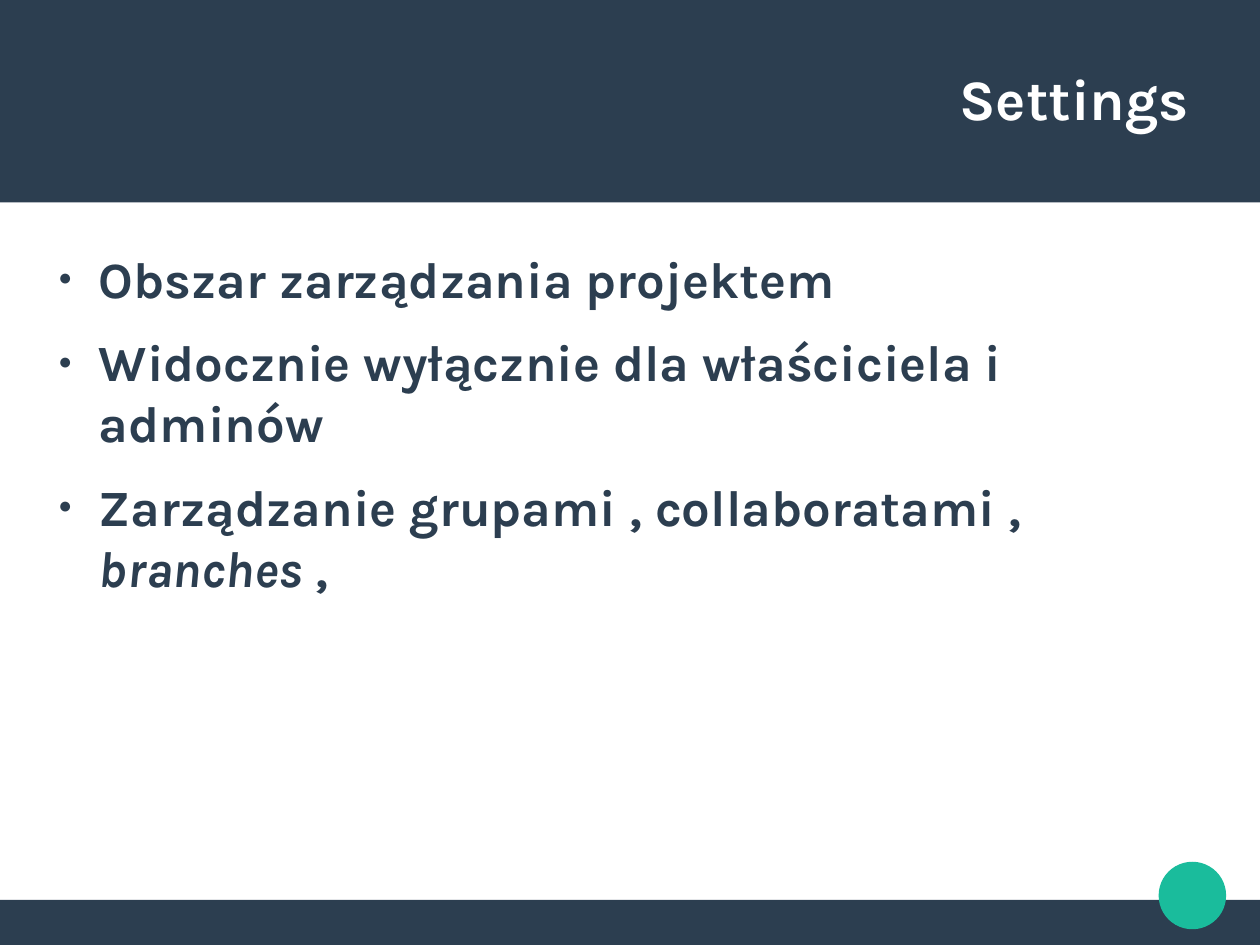
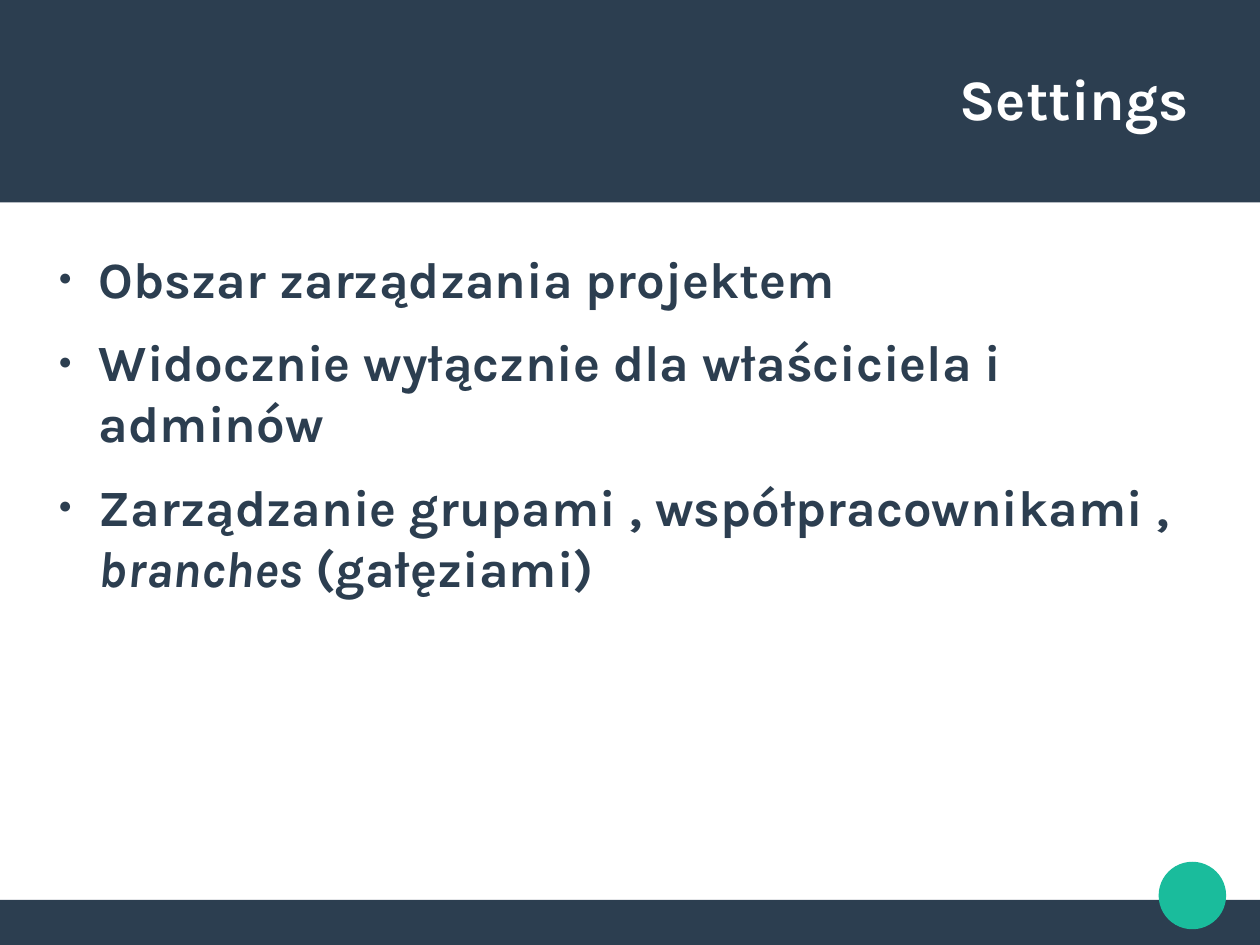
Before and after one commit to PZZProject/ProjecktPrezentacja, a slide deck: slide 16 of PrezentacjaGitHub.odp (slide 15 before the commit). Drawn at 1260x945 pixels with LibreOffice and Linux fonts; fonts in the diff are those of the drawing. Boxes give left, top, right and bottom in pixels: in the first picture for what was removed or moved away, otherwise in the second. Text is boxed around its words. In the diff, an @@ line names an element or a change of style, - is before the commit and + after.

```diff
--- a/PrezentacjaGitHub.odp
+++ b/PrezentacjaGitHub.odp
@@ text at <box>99,486,1143,599</box>: text changed @@
-● Zarządzanie grupami , collaboratami , branches ,
+● Zarządzanie grupami , współpracownikami , branches (gałęziami)
```
Also in this commit, not shown: 7 other slides changed, 4 slides added, 4 slides removed.
